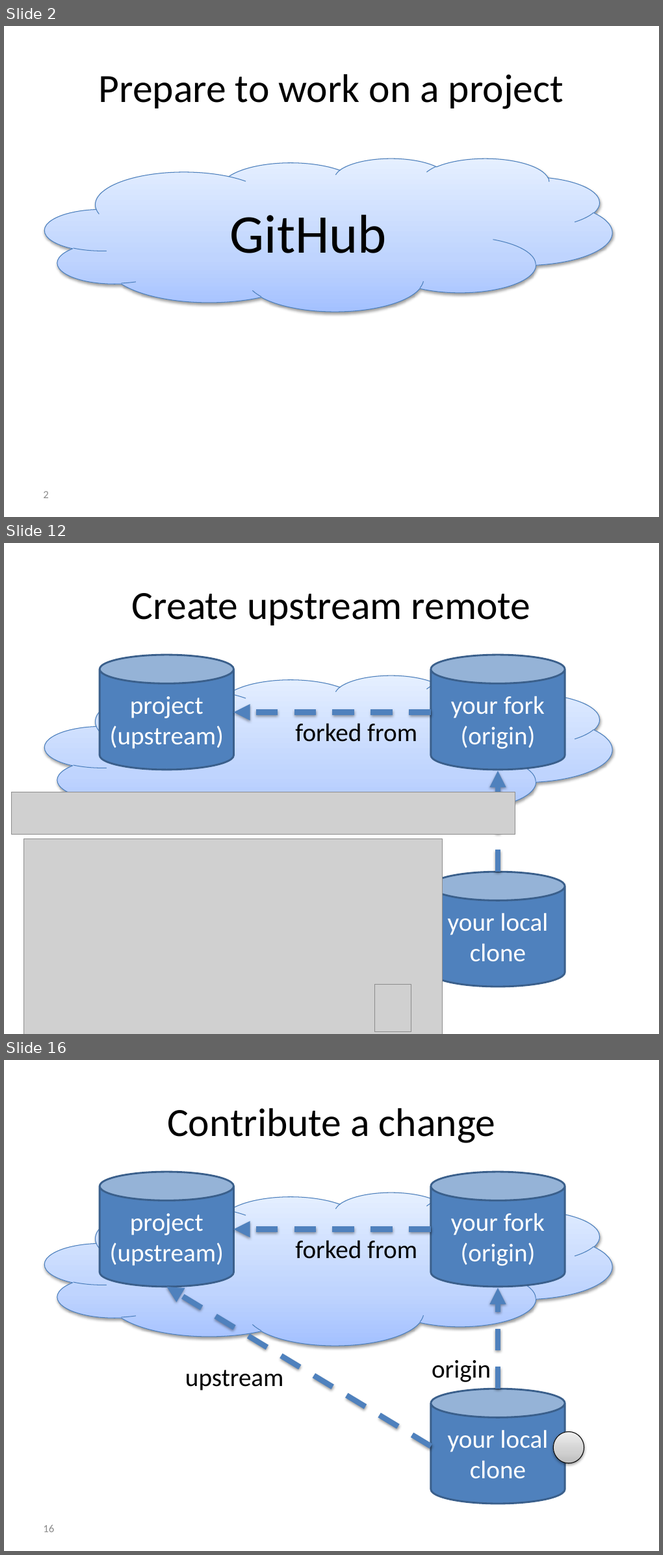
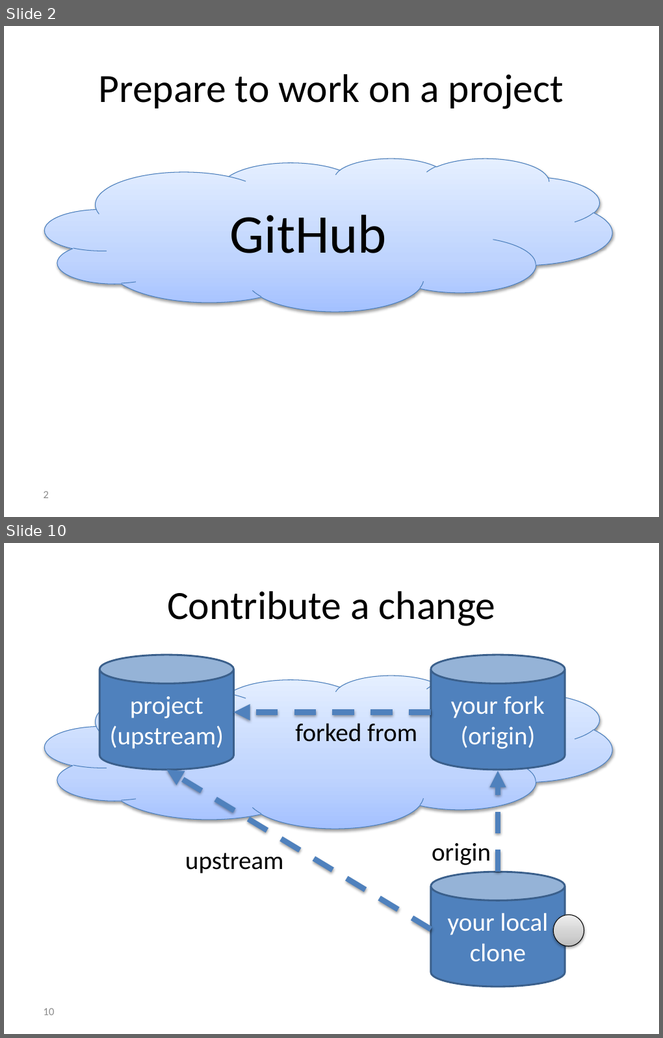
Before and after one commit to foss2serve/github-workflow-activity, a slide deck: activity/presentation.pptx. Shown one above the other, each under a label of ours: slides 2, 12 and 16 before the commit, slides 2 and 10 after it; the slides between them are not shown. The pictures are 663x1555 and 663x1038 pixels, drawn with LibreOffice and Linux fonts; fonts in the diff are those of the drawing; grey boxes stand for pictures; background and template pictures are left out. Boxes give left, top, right and bottom in pixels: in the first picture for what was removed or moved away, otherwise in the second. Text is boxed around its words. In the diff, an @@ line names an element or a change of style, - is before the commit and + after.

```diff
--- a/activity/presentation.pptx
+++ b/activity/presentation.pptx
@@ slide 12 removed at bbox=[4, 543, 659, 1034], background #FFFFFF @@
@@ title removed at bbox=[132, 593, 530, 626] @@
-Create upstream remote
@@ cylinder removed at bbox=[100, 655, 234, 770] @@
-project
-(upstream)
@@ cylinder removed at bbox=[431, 655, 566, 770] @@
-your fork
-(origin)
@@ cloud removed at bbox=[44, 676, 612, 828] @@
@@ arrow removed from (431, 712) to (234, 712) @@
@@ text removed at bbox=[295, 723, 417, 742] @@
-forked from
@@ arrow removed from (498, 872) to (498, 771) @@
@@ picture removed at bbox=[12, 792, 516, 835] @@
@@ picture removed at bbox=[24, 839, 442, 1034] @@
@@ cylinder removed at bbox=[431, 872, 566, 986] @@
-your local clone
@@ picture removed at bbox=[375, 984, 412, 1032] @@
@@ what was slide 16 is now slide 10 @@
@@ page number at bbox=[43, 1008, 54, 1016]: text changed @@
-16
+10
```
Also in this commit, not shown: 11 slides changed, 10 other slides removed.
